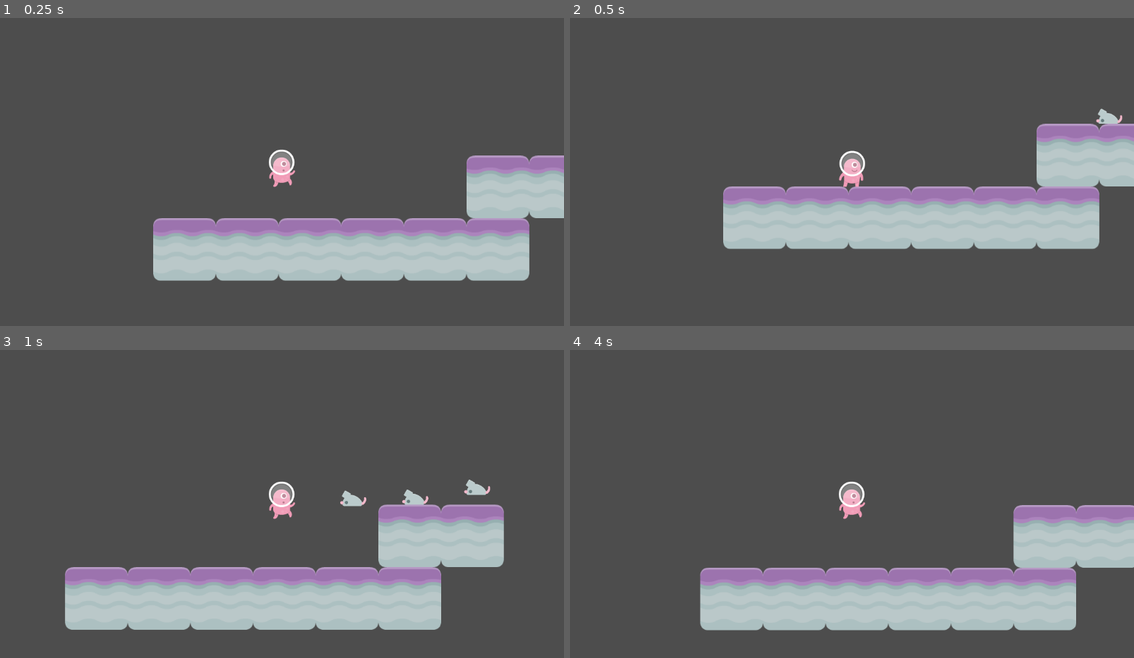
Above: before the commit, frames 1-4 (two rows, left to right).
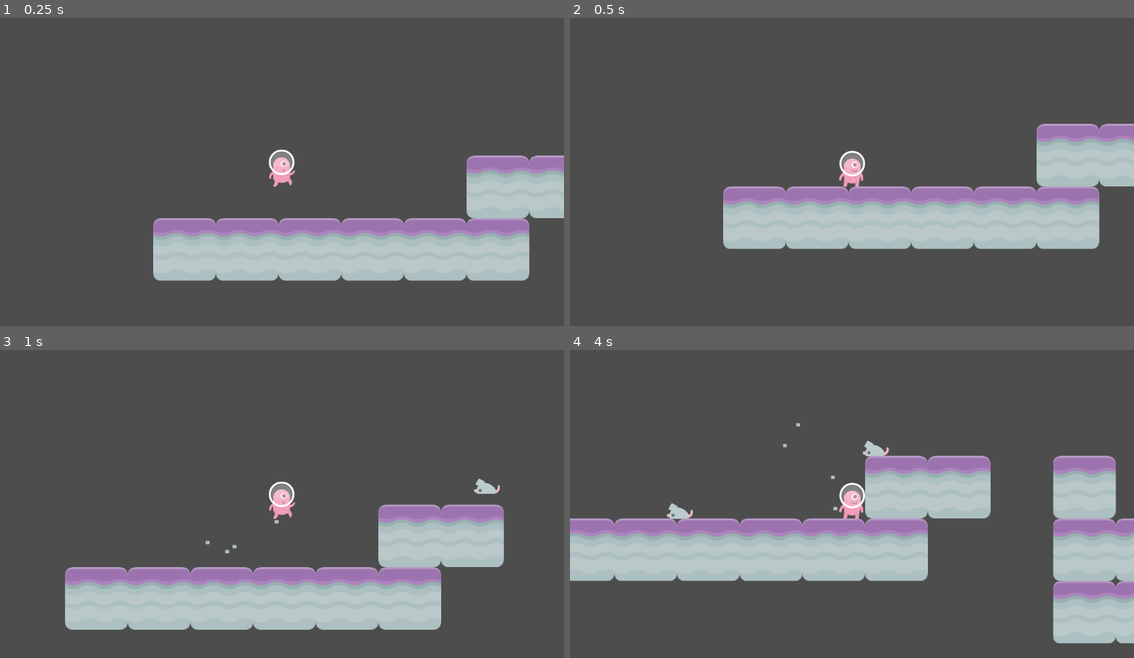
Above: after the commit, the same moments.

Repository: haninrahmania/tutorial8gamedev
Game: Godot game, scene res://scenes/Level 1.tscn
Same seed, same stepped clock (60 frames per second), same inputs: the game is played once before the commit and once after it.
Inputs:
- Up to frame 1 (0.25 s): no input
- Up to frame 2 (0.5 s): no input
- Up to frame 3 (1 s): hold Right (right) from 0.53 s (still down); tap Space (jump) at 0.77 s
- Up to frame 4 (4 s): tap Space (jump) at 1.52, 3.02, 3.77 s; release Right (right) at 2.03 s; hold Left (left) 2.03-2.78 s; hold Right (right) from 2.78 s (still down)

Frame 1 is identical in both runs. In frame 2, 0.1% of the frame differs, in the area x 93-98%, y 29-35%; in frame 3, 0.5%; in frame 4, 37%, in the area x 0-100%, y 23-96%.
Error before the commit: Attempt to call function 'set_emitting' in base 'null instance' on a null instance. (res://Scripts/Player.gd:27)

Commit message:
finished tutorial 8

Diff:
--- a/scenes/Level 1.tscn
+++ b/scenes/Level 1.tscn
@@ -1,8 +1,8 @@
-[gd_scene load_steps=8 format=3 uid="uid://d3a2sgehaqjdt"]
+[gd_scene load_steps=9 format=3 uid="uid://d3a2sgehaqjdt"]
 
-[ext_resource type="PackedScene" uid="uid://beg452kqkfydx" path="res://Scenes/Player.tscn" id="1"]
+[ext_resource type="PackedScene" uid="uid://beg452kqkfydx" path="res://scenes/Player.tscn" id="1"]
 [ext_resource type="PackedScene" uid="uid://cbrrsfnbg3p0g" path="res://scenes/Spawner.tscn" id="1_yaxqa"]
-[ext_resource type="Texture2D" uid="uid://r37ts0nyebjk" path="res://Assets/Familiar Looking Rocket.png" id="3"]
+[ext_resource type="Texture2D" uid="uid://r37ts0nyebjk" path="res://assets/Familiar Looking Rocket.png" id="3"]
 [ext_resource type="Texture2D" uid="uid://dd7fcijo64bic" path="res://assets/kenney_platformerpack/Spritesheets/spritesheet_gr_planet.png" id="4_8s0ta"]
 [ext_resource type="PackedScene" path="res://scenes/Area Trigger.tscn" id="4_t7cob"]
 
@@ -42,6 +42,15 @@
 physics_layer_0/collision_layer = 1
 sources/0 = SubResource("TileSetAtlasSource_we7op")
 
+[sub_resource type="ParticleProcessMaterial" id="ParticleProcessMaterial_cgkb6"]
+particle_flag_disable_z = true
+emission_shape = 3
+emission_box_extents = Vector3(2000, 1, 1)
+spread = 20.0
+gravity = Vector3(-500, 500, 0)
+scale_max = 10.0
+color = Color(0.517647, 0.65098, 0.713726, 1)
+
 [node name="Level 1" type="Node2D"]
 
 [node name="Spawner" parent="." instance=ExtResource("1_yaxqa")]
@@ -63,3 +72,10 @@
 
 [node name="Player" parent="." instance=ExtResource("1")]
 position = Vector2(135.152, 106.001)
+
+[node name="GPUParticles2D" type="GPUParticles2D" parent="."]
+amount = 100
+process_material = SubResource("ParticleProcessMaterial_cgkb6")
+lifetime = 4.0
+visibility_rect = Rect2(-100, -100, 2000, 500)
+trail_enabled = true
--- a/scenes/Player.tscn
+++ b/scenes/Player.tscn
@@ -1,7 +1,8 @@
-[gd_scene load_steps=8 format=3 uid="uid://beg452kqkfydx"]
+[gd_scene load_steps=10 format=3 uid="uid://beg452kqkfydx"]
 
 [ext_resource type="Script" path="res://Scripts/Player.gd" id="1"]
-[ext_resource type="Texture2D" uid="uid://d2oej36eq8vvl" path="res://Assets/kenney_platformerpack/Spritesheets/spritesheet_alien.png" id="2"]
+[ext_resource type="Texture2D" uid="uid://d2oej36eq8vvl" path="res://assets/kenney_platformerpack/Spritesheets/spritesheet_alien.png" id="2"]
+[ext_resource type="Texture2D" uid="uid://dpnuijhsx0eak" path="res://assets/kenney_platformerpack/PNG/Particles/brickGrey_small.png" id="3_woeqj"]
 
 [sub_resource type="RectangleShape2D" id="1"]
 size = Vector2(52.924, 76.884)
@@ -61,6 +62,16 @@
 "Walk": SubResource("4")
 }
 
+[sub_resource type="ParticleProcessMaterial" id="ParticleProcessMaterial_cgi1p"]
+particle_flag_disable_z = true
+emission_shape_scale = Vector3(30, 1, 1)
+emission_shape = 3
+emission_box_extents = Vector3(1, 1, 1)
+spread = 180.0
+initial_velocity_min = 50.0
+initial_velocity_max = 50.0
+gravity = Vector3(0, -200, 0)
+
 [node name="Player" type="CharacterBody2D"]
 script = ExtResource("1")
 
@@ -80,3 +91,10 @@
 }
 
 [node name="Camera2D" type="Camera2D" parent="."]
+
+[node name="GPUParticles2D" type="GPUParticles2D" parent="."]
+position = Vector2(0, 30)
+amount = 4
+process_material = SubResource("ParticleProcessMaterial_cgi1p")
+texture = ExtResource("3_woeqj")
+lifetime = 0.5
--- a/scenes/Spawner.tscn
+++ b/scenes/Spawner.tscn
@@ -4,3 +4,4 @@
 
 [node name="Spawner" type="Node2D"]
 script = ExtResource("1")
+spawn_rate = 1.0
